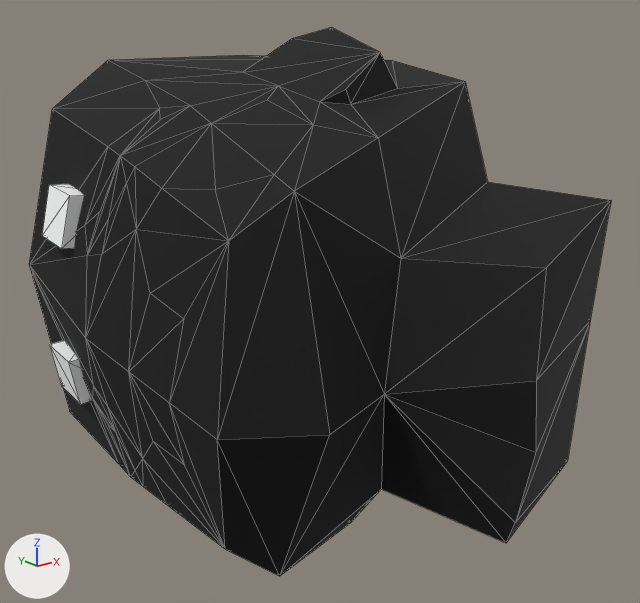
Before and after pictures for a commit that changed the glTF model client/public/models/parts/modular-fantasy-hero__SK_Chr_Head_Male_21.glb.
Camera for both pictures: a 50 mm lens placed at (-29.1, 128.1, 159.8), pointed at (-0.6, 163.7, 145.6). The lights are fixed; the arrows at lower left show +X, +Y and +Z. The older version comes first. Mesh edges are drawn as thin lines. Where no turn or scale is listed for an object, it has been applied to the vertices. Vertices at exactly the same position are counted once.

In view in the first picture: 'SK_Chr_Head_Male_21'.
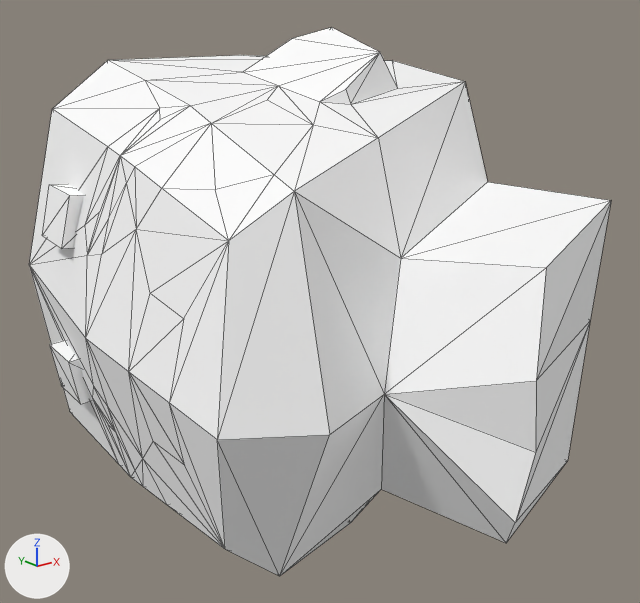
Patch to the scene script:
```diff
--- a/client/public/models/parts/modular-fantasy-hero__SK_Chr_Head_Male_21.glb.py
+++ b/client/public/models/parts/modular-fantasy-hero__SK_Chr_Head_Male_21.glb.py
@@ mat_character @@
 n0 = _N.new('ShaderNodeBsdfPrincipled'); n0.name = 'Principled BSDF'
+n0.inputs[0].default_value = (1.0, 1.0, 1.0, 1.0)  # 'Base Color', white #ffffff
 n0.inputs[2].default_value = 0.85  # 'Roughness'
 n1 = _N.new('ShaderNodeOutputMaterial'); n1.name = 'Material Output'
-n2 = _N.new('ShaderNodeVertexColor'); n2.name = 'Color Attribute'
 _L.new(n0.outputs[0], n1.inputs[0])  # 'BSDF' to 'Surface'
-_L.new(n2.outputs[0], n0.inputs[0])  # 'Color' to 'Base Color'
@@ me_mesh_0 @@
 me_mesh_0.from_pydata(...)  # 122 vertices, 228 faces; spans x -13.5..12.3, y 143.1..178.3, z -0.6..25.9
 # used by ob_sk_chr_head_male_21; location = (0.0, 3.27, 133.74)
+# me_mesh_0 part 1: vertex colours changed
 me_mesh_0.materials.append(mat_character)
```

Changed parts and their boxes [x1, y1, x2, y2] in the pictures (640 x 603 px):
'SK_Chr_Head_Male_21', recoloured (lighter): [29, 27, 611, 576] in both
